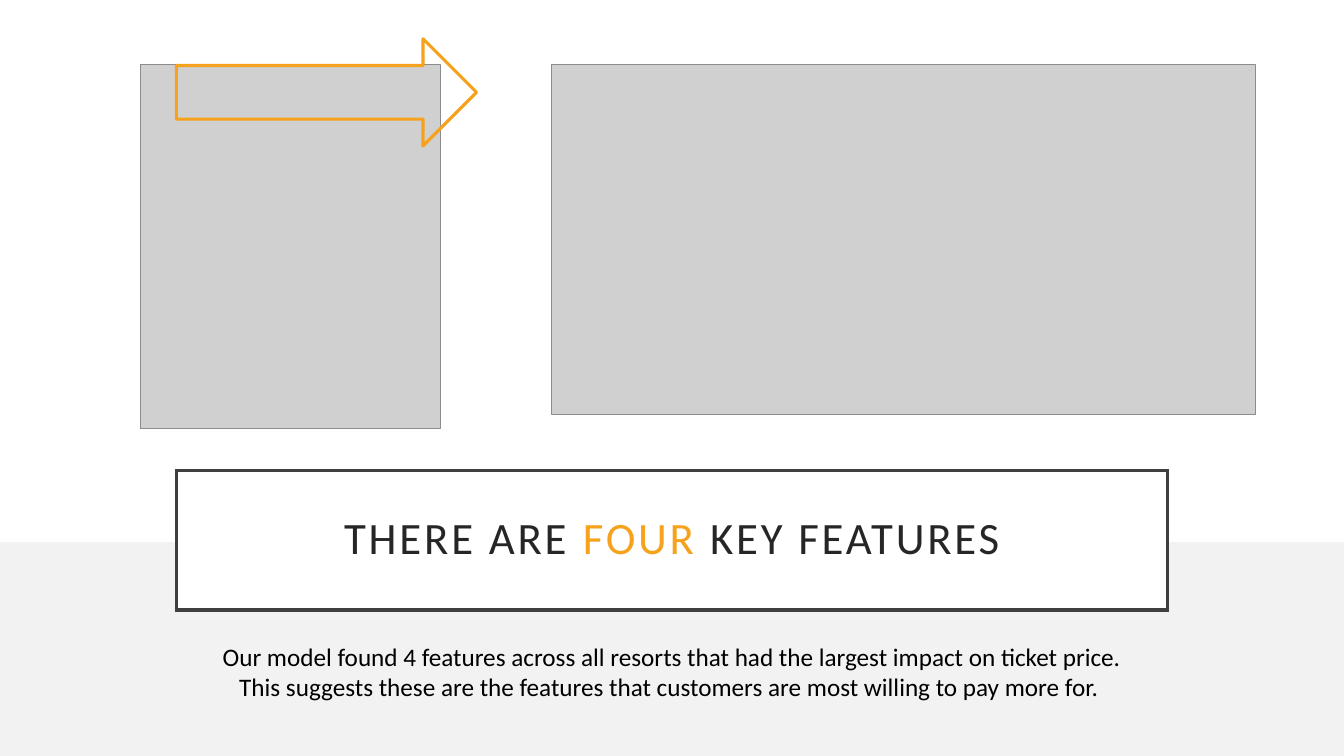
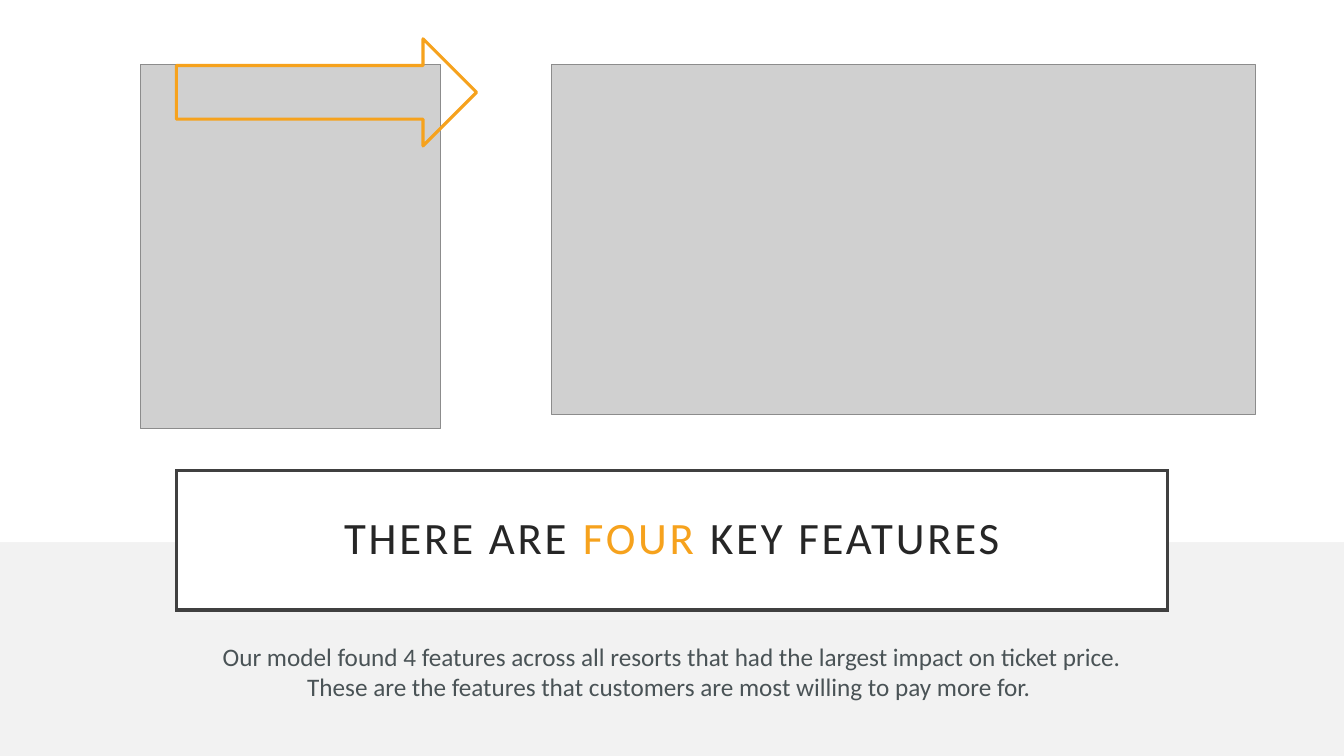
Before and after one commit to smanavi/DataScienceGuidedCapstone, a slide deck: slide 5 of Guided Capstone Slide Deck.pptx. Drawn at 1344x756 pixels with LibreOffice and Linux fonts; fonts in the diff are those of the drawing; grey boxes stand for pictures. Boxes give left, top, right and bottom in pixels: in the first picture for what was removed or moved away, otherwise in the second. Text is boxed around its words. In the diff, an @@ line names an element or a change of style, - is before the commit and + after.

```diff
--- a/Guided Capstone Slide Deck.pptx
+++ b/Guided Capstone Slide Deck.pptx
@@ text at (223, 648, 1120, 701): text changed; text colour #000000 to #4A5356 @@
-Our model found 4 features across all resorts that had the largest impact on ticket price. This suggests these are the features that customers are most willing to pay more for.
+Our model found 4 features across all resorts that had the largest impact on ticket price. These are the features that customers are most willing to pay more for.
```
Also in this commit, not shown: 3 other slides changed, 2 slides added, 2 slides removed, 1 other file.
